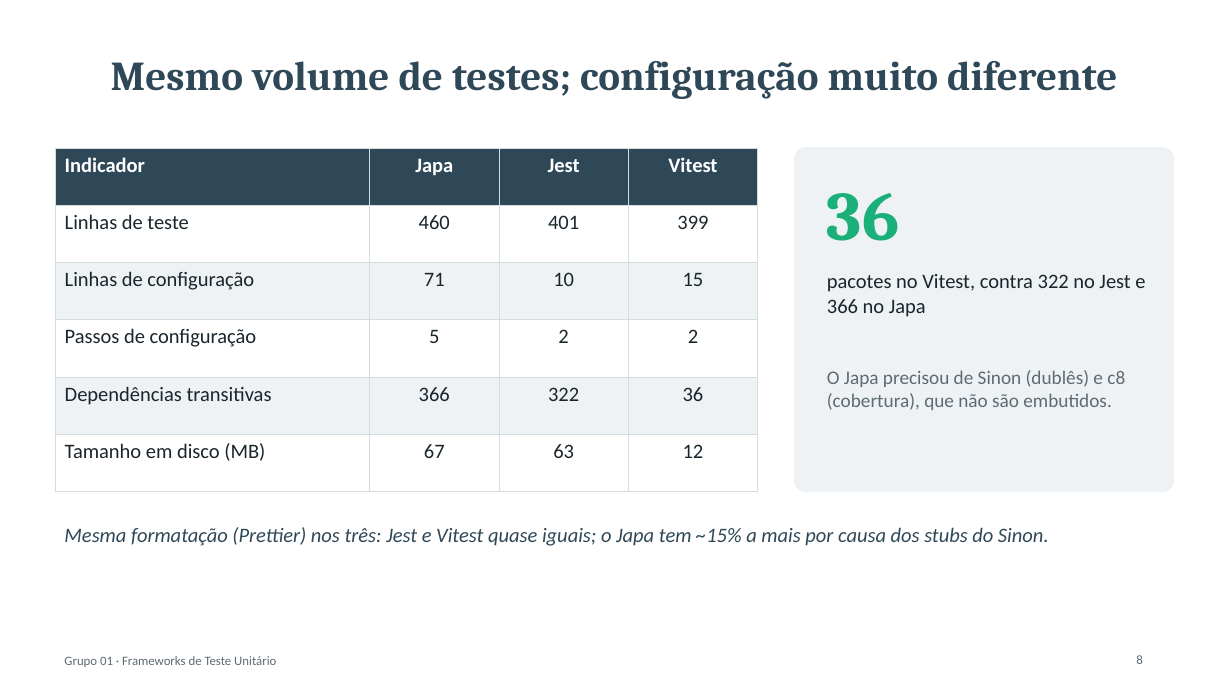
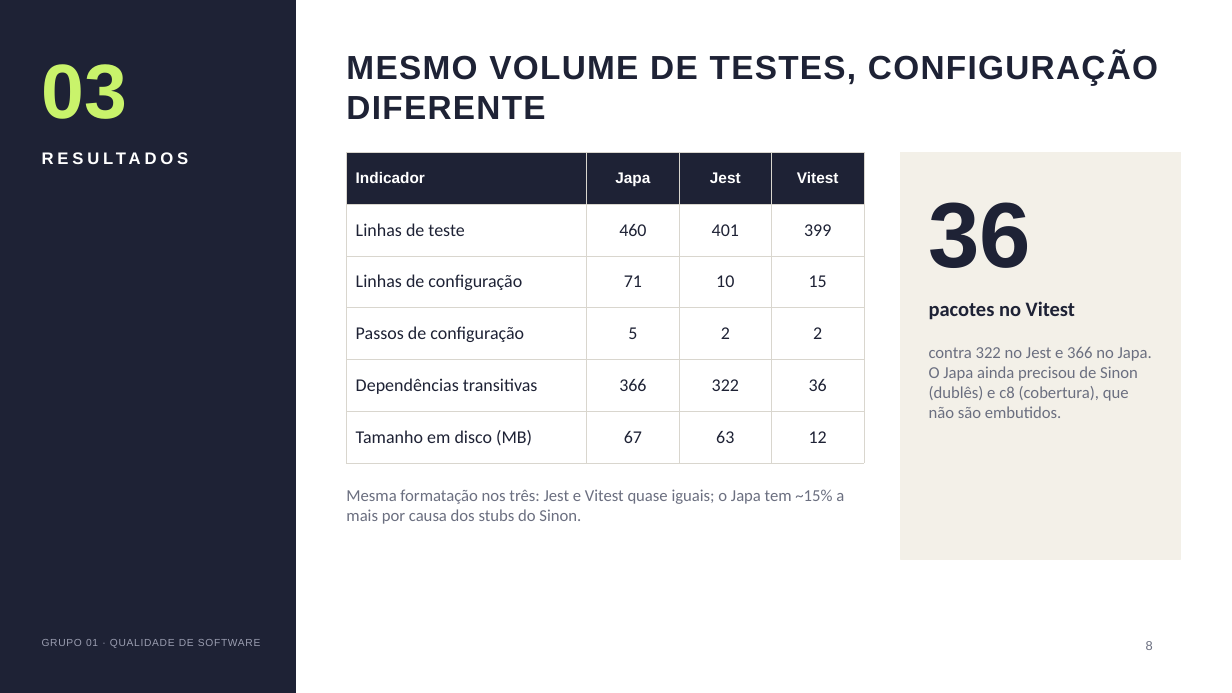
Before and after one commit to emanuuele/girls-chat-api, a slide deck: slide 8 of docs/benchmark/apresentacao.pptx. Drawn at 1232x693 pixels with LibreOffice and Linux fonts; fonts in the diff are those of the drawing. Boxes give left, top, right and bottom in pixels: in the first picture for what was removed or moved away, otherwise in the second. Text is boxed around its words. In the diff, an @@ line names an element or a change of style, - is before the commit and + after.

Commit message:
docs: novo design editorial para os slides
Painel lateral com número e nome da seção, títulos em caixa alta, números de destaque e composições variadas. Conteúdo e números iguais aos da versão anterior.

```diff
--- a/docs/benchmark/apresentacao.pptx
+++ b/docs/benchmark/apresentacao.pptx
@@ rectangle added at [0, 0, 296, 693], fill #1E2235, outline #1E2235 1 pt @@
@@ title at [346, 52, 1158, 119]: text changed; size 32 to 26 pt; font Cambria to Arial; text colour #2F4858 to #1E2235 @@
-Mesmo volume de testes; configuração muito diferente
+MESMO VOLUME DE TESTES, CONFIGURAÇÃO DIFERENTE
@@ title "MESMO VOLUME DE TESTES, CONFIGURAÇÃO ..." at [346, 52, 1158, 119]: vertical alignment middle to top @@
@@ text added at [42, 64, 128, 119], 60 pt, text #C9F36B, bold @@
+03
@@ text added at [42, 148, 263, 222], 13 pt, text #FFFFFF, bold @@
+RESULTADOS
@@ rounded rectangle removed at [795, 148, 1174, 492] @@
@@ table at [347, 152, 864, 450] @@
@@ fill #2F4858 to #1E2235 in row 1 @@
@@ fill #FFFFFF to none in 12 cells @@
@@ fill #EEF2F4 to none in 8 cells @@
@@ size 16 to 12 pt, font Calibri to Arial in "Indicador", "Japa", "Jest", "Vitest" @@
@@ size 16 to 14 pt, text colour #1B262C to #1E2235 in "Linhas de teste", "460", "401", "399" and 16 more places @@
@@ borders changed @@
@@ table: place and size @@
-table at [55, 148, 758, 465]
+table at [347, 152, 864, 450]
@@ rectangle added at [901, 152, 1181, 559], fill #F3F0E8, outline #F3F0E8 1 pt @@
@@ text "36": place and size @@
-text "36" at [827, 193, 899, 241]
+text "36" at [929, 202, 1032, 268]
@@ text "36" at [929, 202, 1032, 268]: size 54 to 72 pt, font Cambria to Arial, text colour #1BAF7A to #1E2235 @@
@@ text at [929, 301, 1075, 320]: text changed; text colour #1B262C to #1E2235; bold on @@
-pacotes no Vitest, contra 322 no Jest e 366 no Japa
+pacotes no Vitest
@@ text at [929, 347, 1152, 418]: text changed; size 15 to 13 pt; text colour #5E6B73 to #6B6F80 @@
-O Japa precisou de Sinon (dublês) e c8 (cobertura), que não são embutidos.
+contra 322 no Jest e 366 no Japa. O Japa ainda precisou de Sinon (dublês) e c8 (cobertura), que não são embutidos.
@@ text at [346, 489, 844, 524]: text changed; size 16 to 13 pt; text colour #2F4858 to #6B6F80; italic off @@
-Mesma formatação (Prettier) nos três: Jest e Vitest quase iguais; o Japa tem ~15% a mais por causa dos stubs do Sinon.
+Mesma formatação nos três: Jest e Vitest quase iguais; o Japa tem ~15% a mais por causa dos stubs do Sinon.
@@ text at [42, 639, 260, 648]: text changed; size 10 to 8 pt; font Calibri to Arial; text colour #5E6B73 to #9A9DB0 @@
-Grupo 01 · Frameworks de Teste Unitário
+GRUPO 01 · QUALIDADE DE SOFTWARE
@@ page number: place and size @@
-page number at [1136, 655, 1142, 664]
+page number at [1146, 641, 1153, 650]
@@ page number at [1146, 641, 1153, 650]: font Calibri to Arial, text colour #5E6B73 to #6B6F80 @@
```
Also in this commit, not shown: 14 other slides changed.
